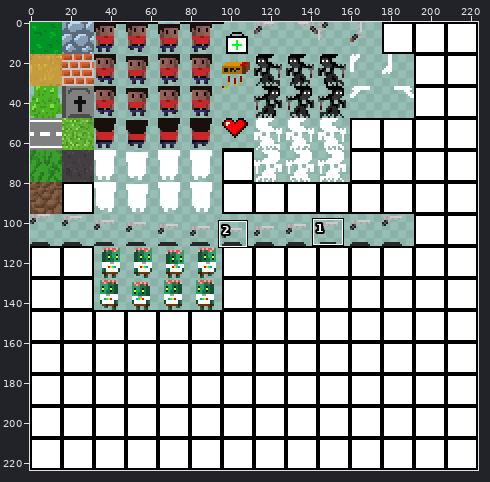
A sprite sheet gets an edit: game_01/res/spritesheet.png. The first picture is a wide view before the edit; the outline marks the close-up.
Close-up. First the earlier version:
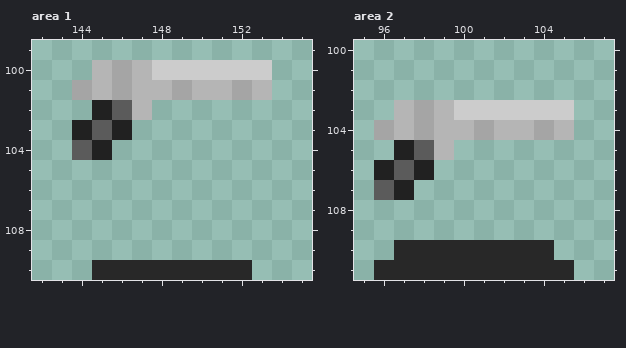
The file is 224x224 pixels. Pixels under 10% opacity are left out. Colours within 5 levels of each other are drawn and written as one. Shown: area 1: x 142..155, y 99..110; area 2: x 95..107, y 100..111. The commit also changed other parts of the picture, which this record leaves out.
The same view after the edit:
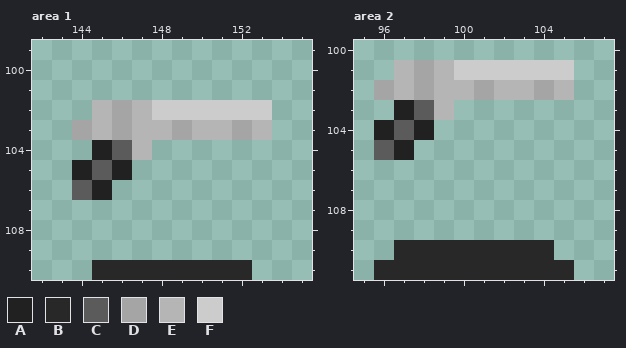
Palette (. is transparent): A #212121  B #282828  C #5b5b5b  D #a5a5a5  E #b5b5b5  F #cccccc
Difference:
Area 1:
The edit adds colour A in row 105 at x 144 and 146; in row 106 at x 145.
The edit adds colour C in row 104 at x 146; in row 105 at x 145; in row 106 at x 144.
The edit adds colour D in row 103 at x 149 and 152.
Colour A gives way to colour D in row 103 at x 144 and 146.
Colour C gives way to colour D in row 102 at x 146.
The edit adds colour E in row 103 at x 147 to 148, 150 to 151 and 153; in row 104 at x 147.
Colour A gives way to colour E in row 102 at x 145.
Colour C gives way to colour E in row 103 at x 145.
The edit adds colour F in row 102 at x 148 to 153.
Colour C is gone in row 104 at x 144.
Colour D is gone in row 100 at x 146; in row 101 at x 144, 146, 149 and 152.
Colour E is gone in row 100 at x 145 and 147; in row 101 at x 145, 147 to 148, 150 to 151 and 153.
Colour F is gone in row 100 at x 148 to 153.
Area 2:
Colour D gives way to colour A in row 104 at x 96 and 98.
Colour E gives way to colour A in row 103 at x 97.
The edit adds colour C in row 105 at x 96.
Colour D gives way to colour C in row 103 at x 98.
Colour E gives way to colour C in row 104 at x 97.
The edit adds colour D in row 101 at x 98; in row 102 at x 96, 98, 101 and 104.
The edit adds colour E in row 101 at x 97 and 99; in row 102 at x 97, 99 to 100, 102 to 103 and 105.
The edit adds colour F in row 101 at x 100 to 105.
Colour A is gone in row 106 at x 96 and 98; in row 107 at x 97.
Colour C is gone in row 105 at x 98; in row 106 at x 97; in row 107 at x 96.
Colour D is gone in row 104 at x 101 and 104.
Colour E is gone in row 104 at x 99 to 100, 102 to 103 and 105; in row 105 at x 99.
Colour F is gone in row 103 at x 100 to 105.
Where, in picture pixels (left, top, right, bottom), the same in both close-ups:
changed: (72, 60, 272, 200)
changed: (374, 60, 574, 200)
